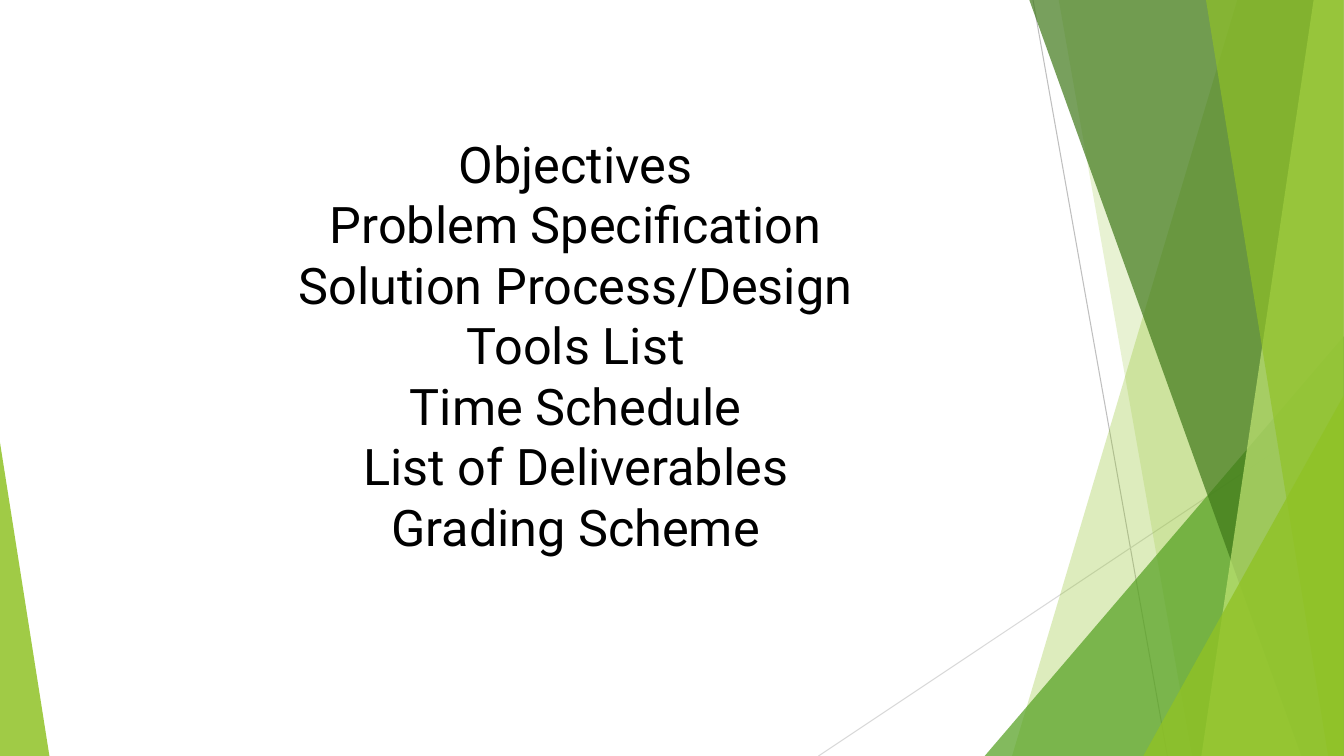
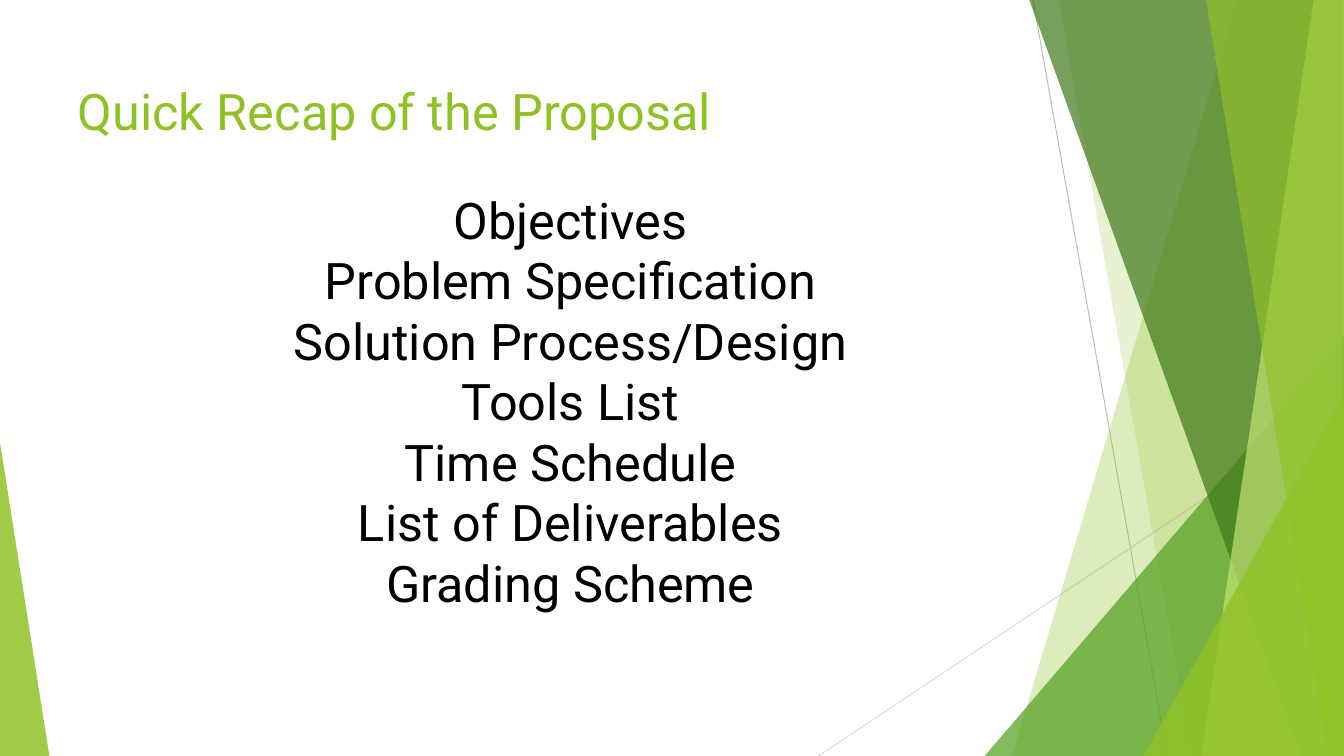
Before and after one commit to Project6/Planit, a slide deck: slide 2 of Final Project Documentation/CSC521.pptx. Drawn at 1344x756 pixels with LibreOffice and Linux fonts; fonts in the diff are those of the drawing. Boxes give left, top, right and bottom in pixels: in the first picture for what was removed or moved away, otherwise in the second. Text is boxed around its words. In the diff, an @@ line names an element or a change of style, - is before the commit and + after.

```diff
--- a/Final Project Documentation/CSC521.pptx
+++ b/Final Project Documentation/CSC521.pptx
@@ text added at <box>78,91,711,141</box>, 36 pt, text #90C226 @@
+Quick Recap of the Proposal
@@ text "Objectives": place and size @@
-text "Objectives" at <box>299,145,852,557</box>
+text "Objectives" at <box>294,201,847,613</box>
```
Also in this commit, not shown: 2 other slides changed, 32 other files.
